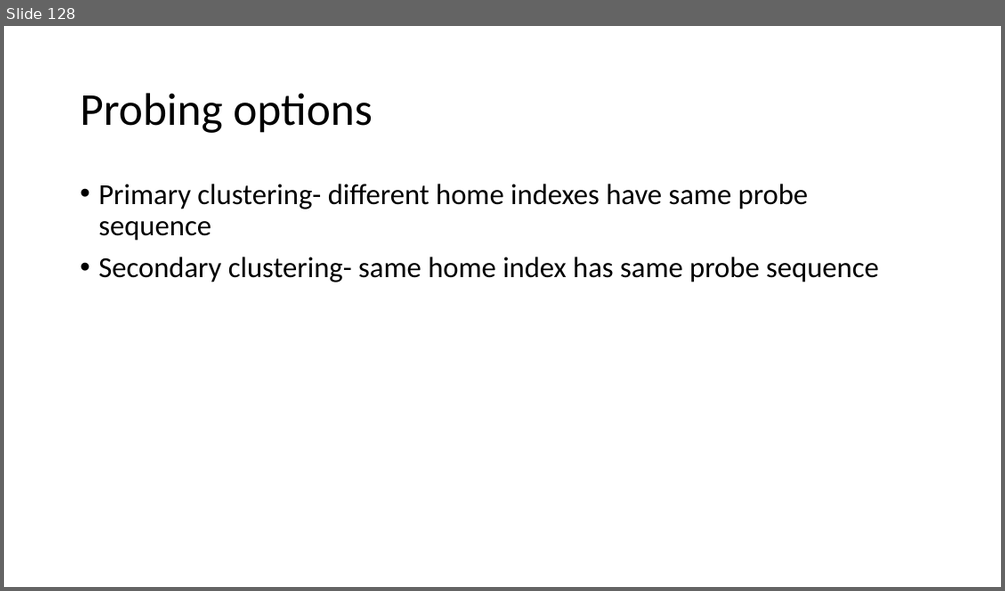
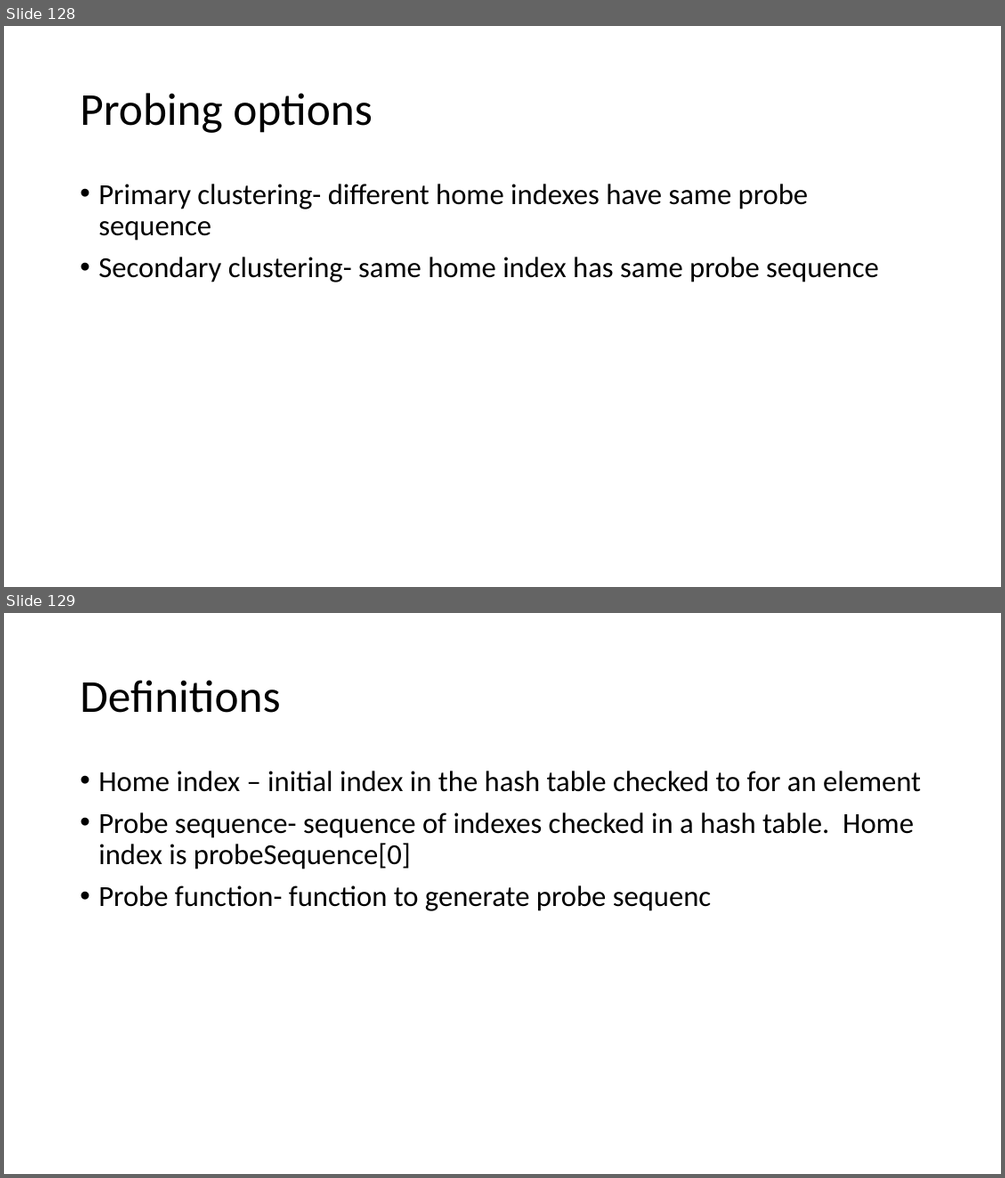
Before and after one commit to skalakm/232, a slide deck: notes.pptx. Shown one above the other, each under a label of ours: slide 128 before the commit, slides 128 and 129 after it. The pictures are 1005x591 and 1005x1178 pixels, drawn with LibreOffice and Linux fonts; fonts in the diff are those of the drawing. Boxes give left, top, right and bottom in pixels: in the first picture for what was removed or moved away, otherwise in the second. Text is boxed around its words. In the diff, an @@ line names an element or a change of style, - is before the commit and + after.

```diff
--- a/notes.pptx
+++ b/notes.pptx
@@ slide 129 added at [4,613,1001,1174], background #FFFFFF @@
@@ title added at [80,680,280,713], 44 pt, text #000000 @@
+Definitions
@@ text added at [98,771,921,911], 28 pt, text #000000 @@
+• Home index – initial index in the hash table checked to for an element
+• Probe sequence- sequence of indexes checked in a hash table. Home index is probeSequence[0]
+• Probe function- function to generate probe sequenc
```
Also in this commit, not shown: 3 other slides added, 1 other file.
